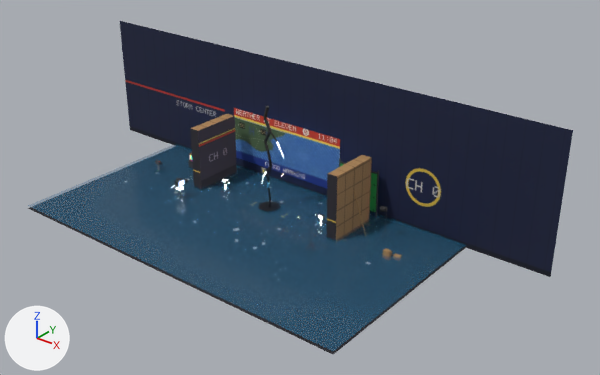
Renders of the Blender file art/stage-weather.blend from each side of a commit.
Rendered twice from a camera (50 mm lens) standing at (35.7, -41.1, 28.1) and looking at (3.9, -1.3, 3.5). Lighting does not change. The marker at lower left points along +X, +Y and +Z. The picture after the commit comes second.

The first picture shows 'fg_left', 'fx_lightning', 'fx_puddle', 'fx_water', 'seg_flood', 'set' and 1 more.
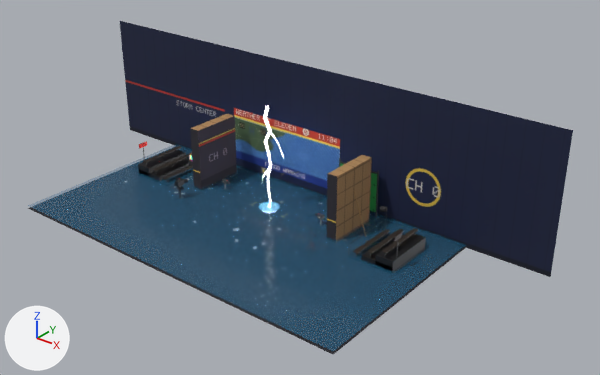
Where the change shows, as pixel boxes (x1, y1, x2, y2) in the pictures (600 x 375 px):
'audience', added
    after: (138, 141, 426, 272)
part 1 of me_fg_left, surface changed
    both: (170, 178, 188, 198)
part 2 of me_fx_lightning, surface changed
    both: (262, 106, 284, 207)
part 3 of me_fx_puddle, surface changed (lighter)
    both: (259, 202, 280, 211)

The change, as a list of edits to the scene's bpy script:
```text
Change me_fg_left:
    where me_fg_left.from_pydata(...)  # 148 vertices, 150 faces; spans x -0.39..0.44, y -0.72..0.63, z 0.0..1.81
    used by ob_fg_left; location = (-6.2, -3.0, 0.0)
    me_fg_left part 1: texture (UV) coordinates of 150 of 150 faces, centred in x -0.38..0.43, y -0.71..0.59, z 0.02..1.8, changed; they spanned u 0.01..0.97, v 0.01..0.97 and now span u 0.01..0.96, v 0.07..0.96
Change me_fx_lightning:
    where me_fx_lightning.from_pydata(...)  # 170 vertices, 106 faces; spans x -0.76..1.43, y -0.6..0.6, z -0.01..8.04
    used by ob_fx_lightning; location = (0.0, 0.0, 0.0)
    me_fx_lightning part 2: texture (UV) coordinates of 106 of 106 faces, centred in x -0.74..1.41, y -0.11..0.13, z 0.0..8.0, changed; they spanned u 0.01..0.94, v 0.01..0.97 and now span u 0.01..0.96, v 0.01..0.94
Change me_fx_puddle:
    where me_fx_puddle.from_pydata(...)  # 24 vertices, 1 face; spans x -0.8..0.8, y -0.8..0.8, z 0.23
    used by ob_fx_puddle; location = (0.0, 0.0, 0.0)
    me_fx_puddle part 3: texture (UV) coordinates of 1 of 1 face, centred in x 0.0, y 0.0, z 0.23, changed; they spanned u 0.01..0.17, v 0.25..0.41 and now span u 0.42..0.46, v 0.59..0.63
Add me_audience:
    me_audience.from_pydata(...)  # 340 vertices, 254 faces; spans x -12.0..12.0, y -2.0..2.0, z 0.0..2.6
    me_audience.materials.append(mat_props)
Add ob_audience:
    ob_audience = bpy.data.objects.new('audience', me_audience)
    ob_audience.location = (0.0, 0.0, 0.0)
```
